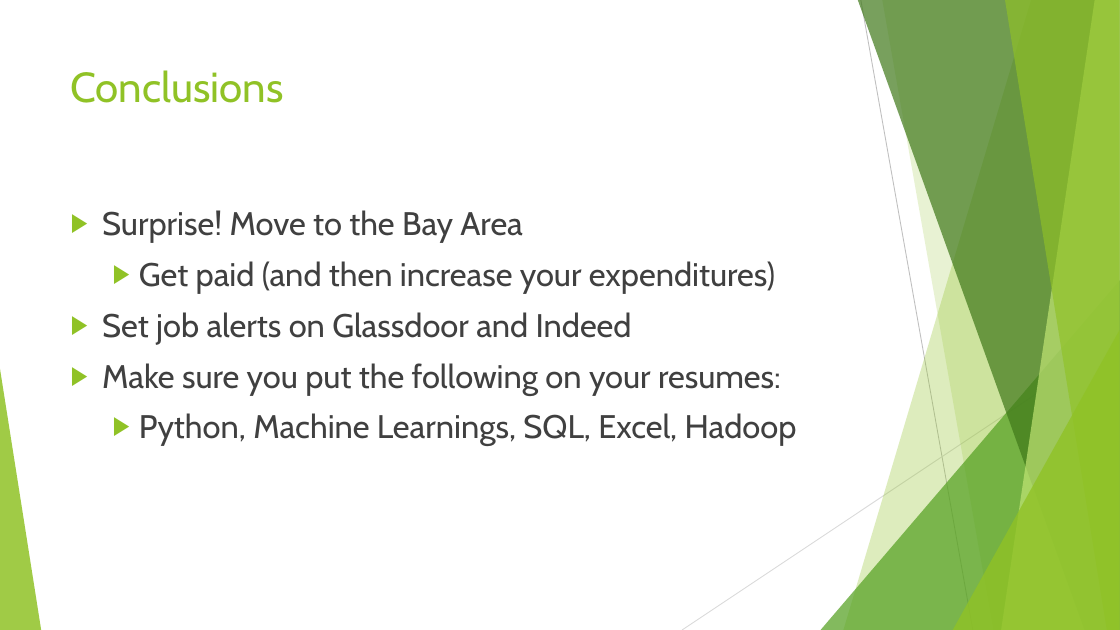
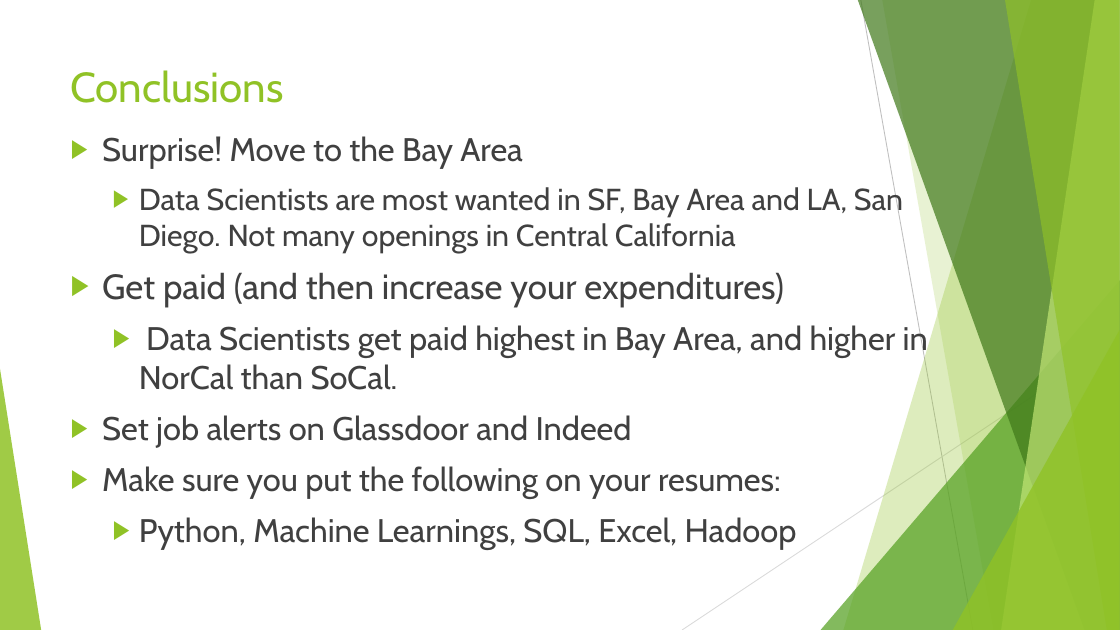
Before and after one commit to ChrNg404/Data_Science_ETL_Project, a slide deck: slide 12 of ETL Presentation.pptx (slide 11 before the commit). Drawn at 1120x630 pixels with LibreOffice and Linux fonts; fonts in the diff are those of the drawing. Boxes give left, top, right and bottom in pixels: in the first picture for what was removed or moved away, otherwise in the second. Text is boxed around its words. In the diff, an @@ line names an element or a change of style, - is before the commit and + after.

```diff
--- a/ETL Presentation.pptx
+++ b/ETL Presentation.pptx
@@ text "Surprise! Move to the Bay ...": place and size @@
-text "Surprise! Move to the Bay ..." at box(102, 210, 797, 446)
+text "Surprise! Move to the Bay ..." at box(102, 136, 928, 550)
@@ text at box(139, 184, 903, 253): paragraph added @@
+  ▶ Data Scientists are most wanted in SF, Bay Area and LA, San Diego. Not many openings in Central California
@@ text at box(102, 272, 784, 308): size 28 to 30 pt in "Get paid (and then increase your expenditures)"; list level 2 to 1 in "Get paid (and then increase ..." @@
@@ text at box(139, 323, 928, 390): paragraph added @@
+  ▶ Data Scientists get paid highest in Bay Area, and higher in NorCal than SoCal.
```
Also in this commit, not shown: 4 other slides changed, 2 slides added.
